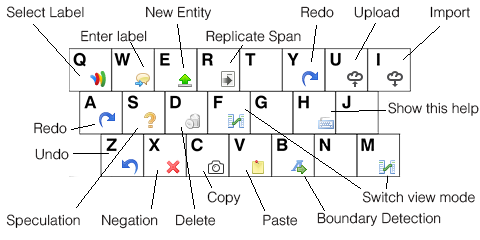
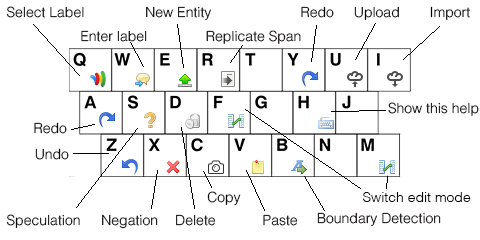
Layers edited between the first and the second 480x240 image:
renamed "Switch view mode" to "Switch edit mode", painted on it over box(362, 191, 475, 203)
